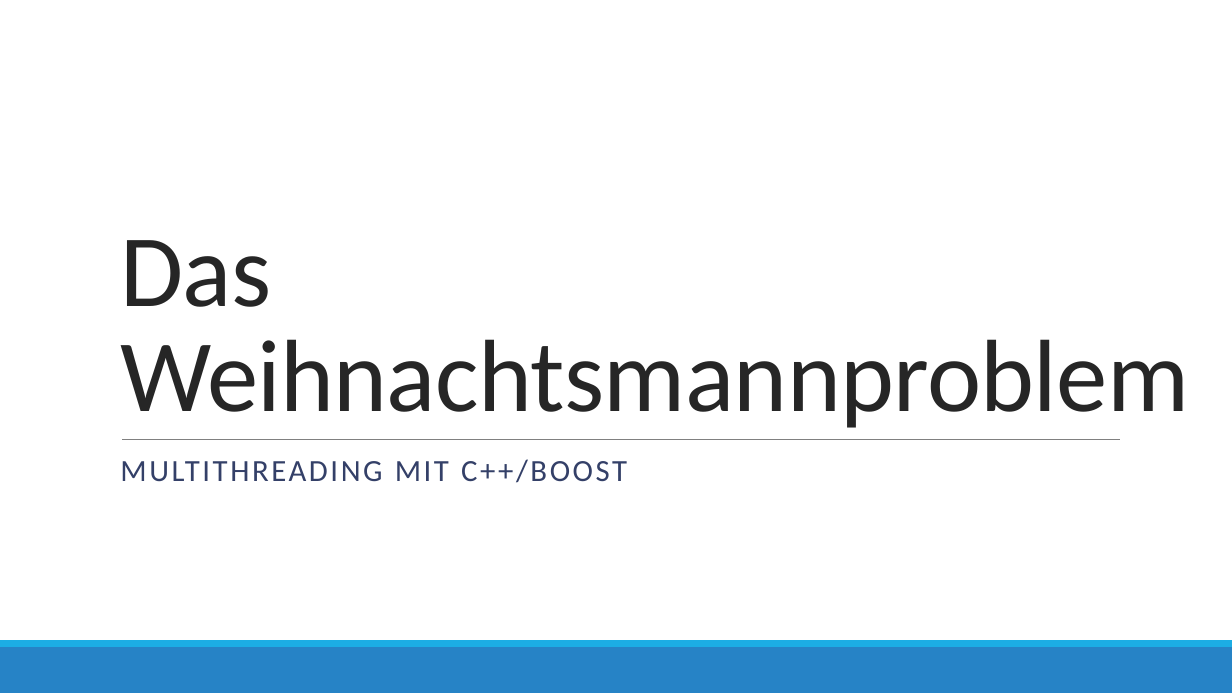
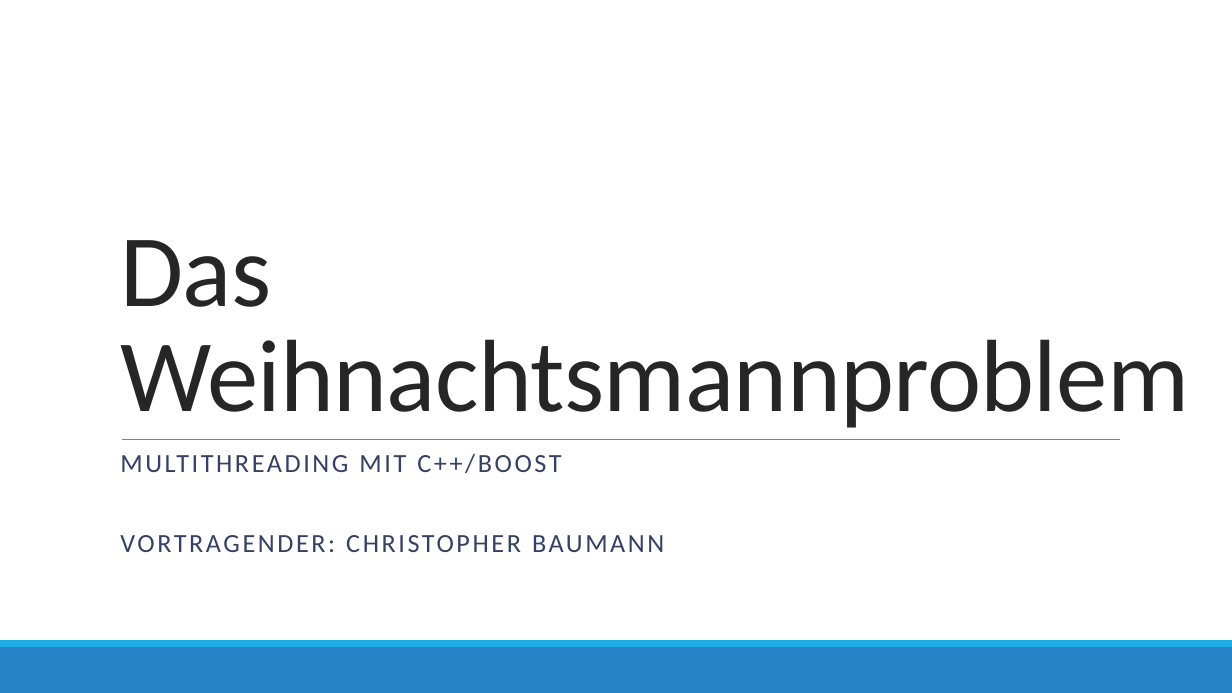
Before and after one commit to Goriar/ws16-17_santa, a slide deck: slide 1 of präsi.pptx. Drawn at 1232x693 pixels with LibreOffice and Linux fonts; fonts in the diff are those of the drawing; background and template pictures are left out. Boxes give left, top, right and bottom in pixels: in the first picture for what was removed or moved away, otherwise in the second. Text is boxed around its words. In the diff, an @@ line names an element or a change of style, - is before the commit and + after.

```diff
--- a/präsi.pptx
+++ b/präsi.pptx
@@ subtitle at (x1=120, y1=454, x2=562, y2=473): size 24 to 20.4 pt in "MULTITHREADING MIT C++/BOOST"; line spacing 0.9 to 0.7 @@
@@ subtitle at (x1=120, y1=535, x2=521, y2=552): paragraph added @@
+VORTRAGENDER: CHRISTOPHER BAUMANN
```
Also in this commit, not shown: 7 other slides changed.
